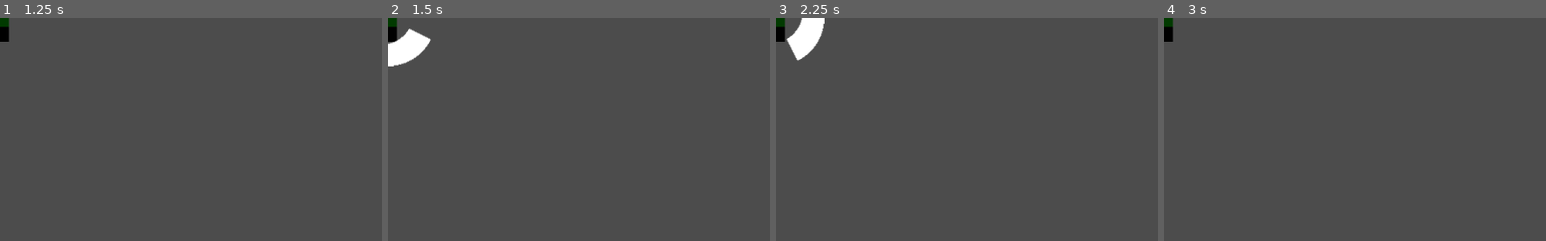
Above: before the commit, frames 1-4 (left to right).
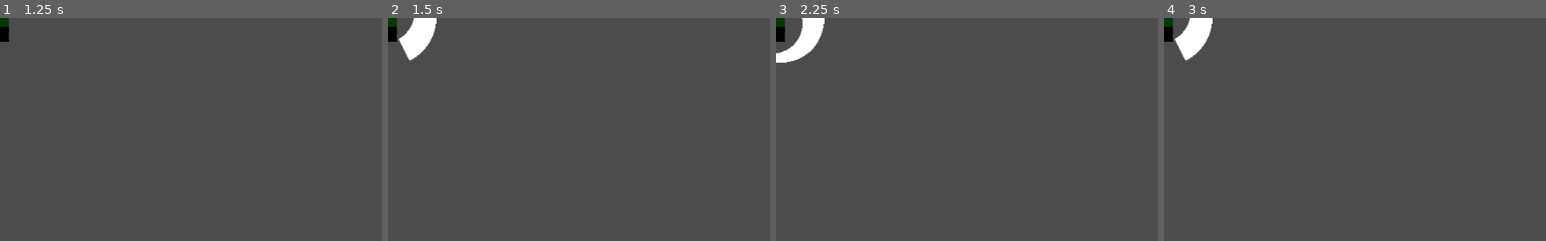
Above: after the commit, the same moments.

Repository: jcoombes/lil_xxx_wrld
Game: Godot game, scene res://Player.tscn
The game is run twice, just before and just after one commit, with the same random seed, the same clock (stepped at 60 frames per second) and the same inputs. The project has no main scene, so this scene is started directly.
Inputs:
- Up to frame 1 (1.25 s): tap Enter at 0.5 s; hold D (face_right) from 0.53 s (still down); tap Space (sword_attack) at 0.6 s
- Up to frame 2 (1.5 s): tap Space (sword_attack) at 1.25, 1.35 s; release D (face_right) at 1.28 s; hold S (face_down) from 1.28 s (still down)
- Up to frame 3 (2.25 s): tap Enter at 2 s; release S (face_down) at 2.03 s; hold D (face_right) from 2.03 s (still down); tap Space (sword_attack) at 2.1 s
- Up to frame 4 (3 s): tap Space (sword_attack) at 2.75, 2.85 s; release D (face_right) at 2.78 s; hold W (face_up) from 2.78 s (still down)
The pictures show only the part of the screen within x 0-50%, y 0-50%; the shares and areas given below are measured in that part.

Frame 1 is identical in both runs. In frame 2, 1.0% of the frame differs, in the area x 0-13%, y 0-22%; in frame 3, 0.5%; in frame 4, 1.2%, in the area x 2-13%, y 0-20%.

Commit message:
Add cooldown timer for attacks.

Diff:
--- a/Player.gd
+++ b/Player.gd
@@ -23,7 +23,7 @@
 var facing_direction := Vector2()
 var _phase: int = Envelope.RELEASE
 var combo: int = 0
-var cooling_down: bool = false
+var sword_cooling_down: bool = false
 
 var health: float = 10.0 setget set_health
 var state: int = Behaviours.ALIVE
@@ -54,7 +54,7 @@
 		($AnimatedSprite as AnimatedSprite).play("idle")
 
 	# borrowing "accept" for "attack"
-	if Input.is_action_just_pressed("sword_attack") and state != Behaviours.STUNNED:
+	if Input.is_action_just_pressed("sword_attack") and state != Behaviours.STUNNED and not sword_cooling_down:
 		match combo:
 			0:
 				# swing to the right
@@ -67,6 +67,8 @@
 				play_attack_animation(facing_direction)
 				combo = 0
 		($ComboResetTimer as Timer).start()
+		($SwordCooldownTimer as Timer).start()
+		sword_cooling_down = true
 
 
 func play_attack_animation(direction: Vector2) -> void:
@@ -209,3 +211,7 @@
 
 func _on_KnockbackTimer_timeout():
 	state = Behaviours.ALIVE
+
+
+func _on_SwordCooldownTimer_timeout():
+	sword_cooling_down = false
--- a/Player.tscn
+++ b/Player.tscn
@@ -315,7 +315,12 @@
 [node name="StunTimer" type="Timer" parent="."]
 wait_time = 0.1
 one_shot = true
+
+[node name="SwordCooldownTimer" type="Timer" parent="."]
+wait_time = 0.5
+one_shot = true
 [connection signal="area_entered" from="Hitbox" to="." method="_on_Hitbox_area_entered"]
 [connection signal="timeout" from="ComboResetTimer" to="." method="_on_ComboResetTimer_timeout"]
 [connection signal="timeout" from="RecoilTimer" to="." method="_on_RecoilTimer_timeout"]
 [connection signal="timeout" from="StunTimer" to="." method="_on_KnockbackTimer_timeout"]
+[connection signal="timeout" from="SwordCooldownTimer" to="." method="_on_SwordCooldownTimer_timeout"]
